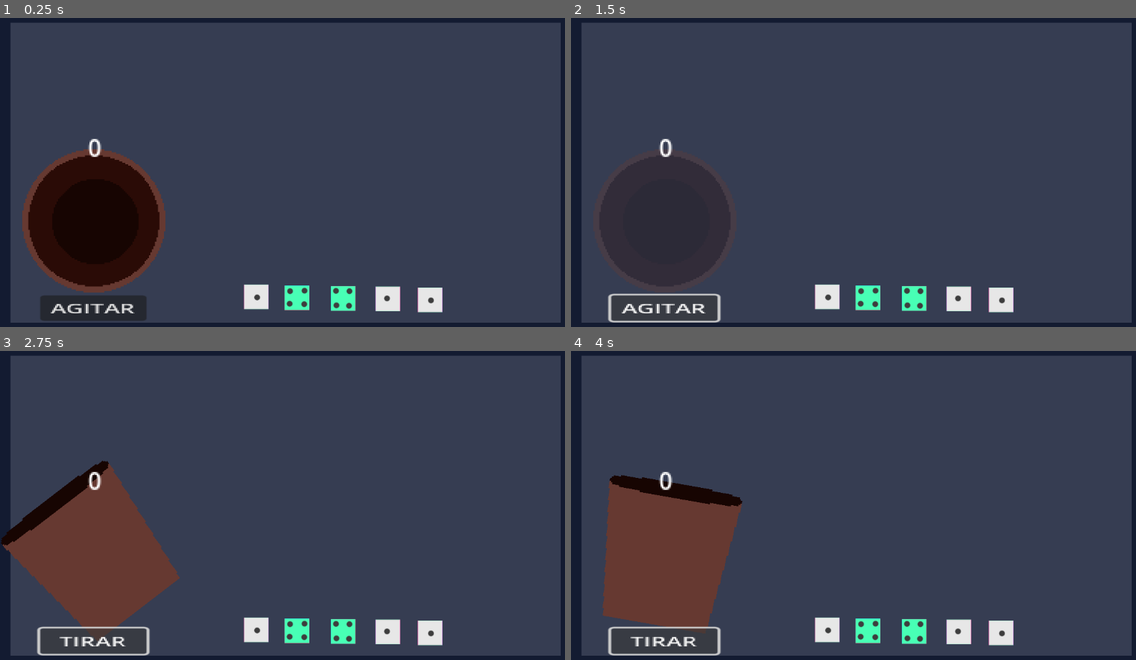
Above: before the commit, frames 1-4 (two rows, left to right).
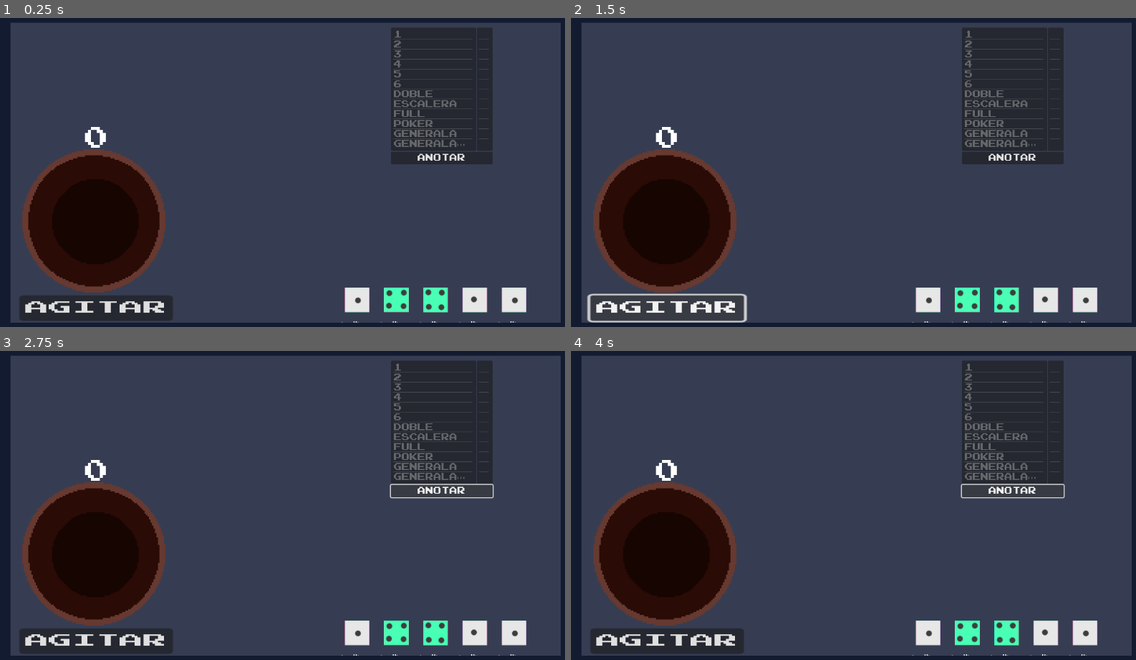
Above: after the commit, the same moments.

Repository: mcerdeira/generala-dice
Game: Godot game, scene res://scenes/main.tscn
Two runs of this game, one before a commit and one after it. Both use one fixed random seed, a clock stepped at 60 frames per second and the inputs below.
Inputs:
- Up to frame 1 (0.25 s): no input
- Up to frame 2 (1.5 s): click "AGITAR" at 0.5 s; click "TIRAR" (after the commit: "AGITAR") at 1.25 s
- Up to frame 3 (2.75 s): click "AGITAR" (after the commit: "ANOTAR") at 2 s
- Up to frame 4 (4 s): click "TIRAR" (after the commit: "AGITAR") at 2.75 s; click "AGITAR" (after the commit: "ANOTAR") at 3.5 s

The runs differ from the first frame. In frame 1, 11% of the frame differs, in the area x 3-94%, y 3-99%; in frame 2, 20%; in frame 3, 21%; in frame 4, 21%.

Commit message:
mas dadiños

Diff:
--- a/scenes/Beaker.gd
+++ b/scenes/Beaker.gd
@@ -4,6 +4,7 @@
 
 func reset():
 	z_index = -10
+	$Label.visible = true
 	$Button.text = "AGITAR"
 	$sprite.frame = 0
 	$sprite.rotation_degrees = 0
@@ -13,21 +14,23 @@
 	$Label.text = str(DiceMan.dices.size())
 
 func _on_button_pressed():
-	if !shaking:
-		DiceMan.arrange()
-		$Button.text = "TIRAR"
-		shaking = true
-		$sprite.frame = 1
-		z_index = 100
-		$AnimationPlayer.play("new_animation")
-	else:
-		$Button.text = "..."
-		shaking = false
-		$sprite.frame = 1
-		$AnimationPlayer.stop()
-		$sprite.rotation_degrees = 45
-		DiceMan.throw()
-		$AnimationPlayer2.play("new_animation")
+	if DiceMan.dices.size() == 5:
+		if !shaking:
+			DiceMan.arrange()
+			$Button.text = "TIRAR"
+			shaking = true
+			$Label.visible = false
+			$sprite.frame = 1
+			z_index = 100
+			$AnimationPlayer.play("new_animation")
+		else:
+			$Button.text = "..."
+			shaking = false
+			$sprite.frame = 1
+			$AnimationPlayer.stop()
+			$sprite.rotation_degrees = 45
+			DiceMan.throw()
+			$AnimationPlayer2.play("new_animation")
 
 func _on_area_2d_area_entered(area):
 	if $Button.text == "AGITAR":
--- a/scenes/Beaker.tscn
+++ b/scenes/Beaker.tscn
@@ -1,8 +1,9 @@
-[gd_scene load_steps=10 format=3 uid="uid://djocrijh1ceom"]
+[gd_scene load_steps=11 format=3 uid="uid://djocrijh1ceom"]
 
 [ext_resource type="Script" path="res://scenes/Beaker.gd" id="1_3qhnb"]
 [ext_resource type="Texture2D" uid="uid://dytig1jwdi4l1" path="res://sprites/beaker1.png" id="1_252vu"]
 [ext_resource type="Texture2D" uid="uid://d3tsnixp63x6v" path="res://sprites/beaker2.png" id="2_166ns"]
+[ext_resource type="FontFile" uid="uid://qlhmfs1ahw63" path="res://fonts/prstartk.ttf" id="4_m2u8j"]
 
 [sub_resource type="SpriteFrames" id="SpriteFrames_hcnxi"]
 animations = [{
@@ -85,18 +86,20 @@
 }
 
 [node name="Button" type="Button" parent="."]
-offset_left = -36.0
+offset_left = -50.0
 offset_top = 50.0
-offset_right = 36.0
+offset_right = 54.0
 offset_bottom = 81.0
 scale = Vector2(0.990936, 0.550103)
+theme_override_fonts/font = ExtResource("4_m2u8j")
 text = "AGITAR"
 
 [node name="Label" type="Label" parent="."]
-offset_left = -19.0
-offset_top = -61.0
-offset_right = 21.0
-offset_bottom = -38.0
+offset_left = -18.0
+offset_top = -63.0
+offset_right = 22.0
+offset_bottom = -47.0
+theme_override_fonts/font = ExtResource("4_m2u8j")
 text = "0"
 horizontal_alignment = 1
 
--- a/scenes/Dice.gd
+++ b/scenes/Dice.gd
@@ -14,6 +14,7 @@
 var ttl_bounce = 0.3
 var dragged = false
 var dir = 1
+var currentvalue = null
 
 func _ready():
 	add_to_group("dices")
@@ -43,6 +44,7 @@
 	stoped = false
 
 func _physics_process(delta):
+	what_ami()
 	if dragged:
 		global_position = get_global_mouse_position()
 	elif rolling:
@@ -58,6 +60,10 @@
 			if velocity.length() < stop:
 				rolling = false
 				stoped = true
+
+func what_ami():
+	currentvalue = $SubViewport/Node3D.what_ami()
+	$Label.text = str(currentvalue)
 
 func _on_area_entered(area):
 	if area is Area2D and area.is_in_group("dices") and ttl_bounce <= 0:
--- a/scenes/Dice.tscn
+++ b/scenes/Dice.tscn
@@ -28,6 +28,12 @@
 [node name="Node3D" parent="SubViewport" node_paths=PackedStringArray("parent") instance=ExtResource("2_lt8j6")]
 parent = NodePath("../..")
 
+[node name="Label" type="Label" parent="."]
+offset_left = -38.0
+offset_top = 37.0
+offset_right = 39.0
+offset_bottom = 60.0
+
 [connection signal="area_entered" from="." to="." method="_on_area_entered"]
 [connection signal="body_entered" from="." to="." method="_on_body_entered"]
 [connection signal="input_event" from="." to="." method="_on_input_event"]
--- a/scenes/dice3D.gd
+++ b/scenes/dice3D.gd
@@ -2,6 +2,7 @@
 var speed = 5
 var x_pos = 0
 var y_pos = 0
+#var z_pos = 0
 var decided = false
 var target_rotation = Vector3.ZERO
 var align_speed = 5  # Velocidad de alineación
@@ -10,8 +11,10 @@
 	randomize()
 	x_pos = Global.pick_random([0.0, 90.0, 180.0, 270.0])
 	y_pos = Global.pick_random([0.0, 90.0, 180.0, 270.0])
+	#z_pos = Global.pick_random([0.0, 90.0, 180.0, 270.0])
 	rotation.x = deg_to_rad(x_pos)
 	rotation.y = deg_to_rad(y_pos)
+	#rotation.z = deg_to_rad(z_pos)
 	initialize()
 
 func initialize():
@@ -22,7 +25,8 @@
 func _physics_process(delta):
 	if get_parent().parent.rolling:
 		rotation.x += (speed * delta) * get_parent().parent.dir
-		rotation.z += (speed * delta) * get_parent().parent.dir
+		rotation.y += (speed * delta) * get_parent().parent.dir
+		#rotation.z += (speed * delta) * get_parent().parent.dir
 	elif get_parent().parent.stoped and !decided:
 		align_to_nearest()
 
@@ -30,7 +34,48 @@
 	if decided:
 		rotation.x = lerp_angle(rotation.x, target_rotation.x, align_speed * delta)
 		rotation.y = lerp_angle(rotation.y, target_rotation.y, align_speed * delta)
-		rotation.z = lerp_angle(rotation.z, target_rotation.z, align_speed * delta)
+		#rotation.z = lerp_angle(rotation.z, target_rotation.z, align_speed * delta)
+
+func what_ami():
+	if !decided:
+		return null
+	else:
+		if x_pos == 0 and y_pos == 0:
+			return 1
+		if x_pos == 0 and y_pos == 90:
+			return 4
+		if x_pos == 0 and y_pos == 180:
+			return 3
+		if x_pos == 0 and y_pos == 270:
+			return 2
+
+		if x_pos == 90 and y_pos == 0:
+			return 5
+		if x_pos == 90 and y_pos == 90:
+			return 4
+		if x_pos == 90 and y_pos == 180:
+			return 6
+		if x_pos == 90 and y_pos == 270:
+			return 2
+
+		if x_pos == 180 and y_pos == 0:
+			return 3
+		if x_pos == 180 and y_pos == 90:
+			return 4
+		if x_pos == 180 and y_pos == 180:
+			return 1
+		if x_pos == 180 and y_pos == 270:
+			return 2
+
+		if x_pos == 270 and y_pos == 0:
+			return 6
+		if x_pos == 270 and y_pos == 90:
+			return 4
+		if x_pos == 270 and y_pos == 180:
+			return 5
+		if x_pos == 270 and y_pos == 270:
+			return 2
+
 
 # Función para alinear a la posición más cercana
 func align_to_nearest():
@@ -39,20 +84,10 @@
 
 	x_pos = Global.pick_random([0.0, 90.0, 180.0, 270.0])
 	y_pos = Global.pick_random([0.0, 90.0, 180.0, 270.0])
+	#z_pos = Global.pick_random([0.0, 90.0, 180.0, 270.0])
 
 	target_rotation.x = deg_to_rad(x_pos)
 	target_rotation.y = deg_to_rad(y_pos)
+	#target_rotation.z = deg_to_rad(z_pos)
 
 	decided = true
-
-# Calcula el ángulo más cercano de 0, 90, 180, 270
-func closest_angle(angle):
-	var angles = [0.0, 90.0, 180.0, 270.0]
-	var closest = angles[0]
-	var min_diff = abs(angle - closest)
-	for a in angles:
-		var diff = abs(angle - a)
-		if diff < min_diff:
-			min_diff = diff
-			closest = a
-	return closest
--- a/scenes/main.tscn
+++ b/scenes/main.tscn
@@ -1,9 +1,11 @@
-[gd_scene load_steps=7 format=3 uid="uid://cp6k2aibvb5x0"]
+[gd_scene load_steps=9 format=3 uid="uid://cp6k2aibvb5x0"]
 
 [ext_resource type="PackedScene" uid="uid://djocrijh1ceom" path="res://scenes/Beaker.tscn" id="1_7se6j"]
 [ext_resource type="Script" path="res://scenes/main.gd" id="1_wbabm"]
 [ext_resource type="PackedScene" uid="uid://dufepst0w8rkr" path="res://scenes/Dice.tscn" id="2_tcovt"]
 [ext_resource type="Texture2D" uid="uid://3s8wbw4jv3gl" path="res://sprites/wall.png" id="4_tp840"]
+[ext_resource type="FontFile" uid="uid://qlhmfs1ahw63" path="res://fonts/prstartk.ttf" id="5_ciusn"]
+[ext_resource type="Script" path="res://scenes/pointlist.gd" id="5_dx72g"]
 
 [sub_resource type="RectangleShape2D" id="RectangleShape2D_d8rju"]
 size = Vector2(1149, 20)
@@ -36,27 +38,27 @@
 position = Vector2(-22.3333, 7.66666)
 
 [node name="Dice" parent="." node_paths=PackedStringArray("DiceMan") instance=ExtResource("2_tcovt")]
-position = Vector2(691, 576)
+position = Vector2(877, 579)
 ttl_shot = 0.1
 DiceMan = NodePath("..")
 
 [node name="Dice2" parent="." node_paths=PackedStringArray("DiceMan") instance=ExtResource("2_tcovt")]
-position = Vector2(516, 573)
+position = Vector2(719, 579)
 ttl_shot = 0.1
 DiceMan = NodePath("..")
 
 [node name="Dice3" parent="." node_paths=PackedStringArray("DiceMan") instance=ExtResource("2_tcovt")]
-position = Vector2(598, 575)
+position = Vector2(798, 579)
 ttl_shot = 0.2
 DiceMan = NodePath("..")
 
 [node name="Dice4" parent="." node_paths=PackedStringArray("DiceMan") instance=ExtResource("2_tcovt")]
-position = Vector2(781, 577)
+position = Vector2(956, 579)
 ttl_shot = 0.3
 DiceMan = NodePath("..")
 
 [node name="Dice5" parent="." node_paths=PackedStringArray("DiceMan") instance=ExtResource("2_tcovt")]
-position = Vector2(866, 579)
+position = Vector2(1035, 579)
 ttl_shot = 0.3
 DiceMan = NodePath("..")
 
@@ -97,3 +99,81 @@
 position = Vector2(-13.75, -51)
 scale = Vector2(1.57813, 19.5625)
 texture = ExtResource("4_tp840")
+
+[node name="pointlist" type="Node2D" parent="."]
+position = Vector2(907, 31)
+script = ExtResource("5_dx72g")
+
+[node name="items" type="ItemList" parent="pointlist"]
+offset_left = -120.0
+offset_right = 52.0
+offset_bottom = 248.0
+theme_override_fonts/font = ExtResource("5_ciusn")
+allow_reselect = true
+allow_search = false
+auto_height = true
+item_count = 12
+item_0/text = "1"
+item_0/disabled = true
+item_1/text = "2"
+item_1/disabled = true
+item_2/text = "3"
+item_2/disabled = true
+item_3/text = "4"
+item_3/disabled = true
+item_4/text = "5"
+item_4/disabled = true
+item_5/text = "6"
+item_5/disabled = true
+item_6/text = "DOBLE"
+item_6/disabled = true
+item_7/text = "ESCALERA"
+item_7/disabled = true
+item_8/text = "FULL"
+item_8/disabled = true
+item_9/text = "POKER"
+item_9/disabled = true
+item_10/text = "GENERALA"
+item_10/disabled = true
+item_11/text = "GENERALAx2"
+item_11/disabled = true
+
+[node name="items2" type="ItemList" parent="pointlist"]
+offset_left = 53.0
+offset_right = 85.0
+offset_bottom = 248.0
+theme_override_fonts/font = ExtResource("5_ciusn")
+allow_search = false
+item_count = 12
+item_0/text = "-"
+item_0/selectable = false
+item_1/text = "-"
+item_1/selectable = false
+item_2/text = "-"
+item_2/selectable = false
+item_3/text = "-"
+item_3/selectable = false
+item_4/text = "-"
+item_4/selectable = false
+item_5/text = "-"
+item_5/selectable = false
+item_6/text = "-"
+item_6/selectable = false
+item_7/text = "-"
+item_7/selectable = false
+item_8/text = "-"
+item_8/selectable = false
+item_9/text = "-"
+item_9/selectable = false
+item_10/text = "-"
+item_10/selectable = false
+item_11/text = "-"
+item_11/selectable = false
+
+[node name="Button" type="Button" parent="pointlist"]
+offset_left = -120.0
+offset_top = 250.0
+offset_right = 85.0
+offset_bottom = 275.0
+theme_override_fonts/font = ExtResource("5_ciusn")
+text = "ANOTAR"
--- a/scenes/node_3d.gd
+++ b/scenes/node_3d.gd
@@ -3,3 +3,6 @@
 
 func initialize():
 	$dice3D.initialize()
+
+func what_ami():
+	return $dice3D.what_ami()
--- /dev/null
+++ b/scenes/pointlist.gd
@@ -0,0 +1,8 @@
+extends Node2D
+var posible_games = []
+
+func _ready():
+	pass # Replace with function body.
+
+func _process(delta):
+	pass
--- a/scripts/Global.gd
+++ b/scripts/Global.gd
@@ -1,5 +1,22 @@
 extends Node
 
+enum Games {
+	ONE = 0,
+	TWO = 1,
+	THREE = 2,
+	FOUR = 3,
+	FIVE = 4,
+	SIX = 5,
+	DOUBLE = 6,
+	FLUSH = 7,
+	FULL = 8,
+	POKER = 9,
+	GENERALA = 10,
+	GENERALA2 = 11,
+}
+
+var points_normmal = [null, null, null, null, null, null, 10, 20, 30, 40, 50, 100]
+var points_serve = [null, null, null, null, null, null, 15, 25, 35, 45, 55, null]
 
 func pick_random(container):
 	if typeof(container) == TYPE_DICTIONARY:
Binary file added: fonts/prstartk.ttf
Not shown, added: fonts/prstartk.ttf.import
